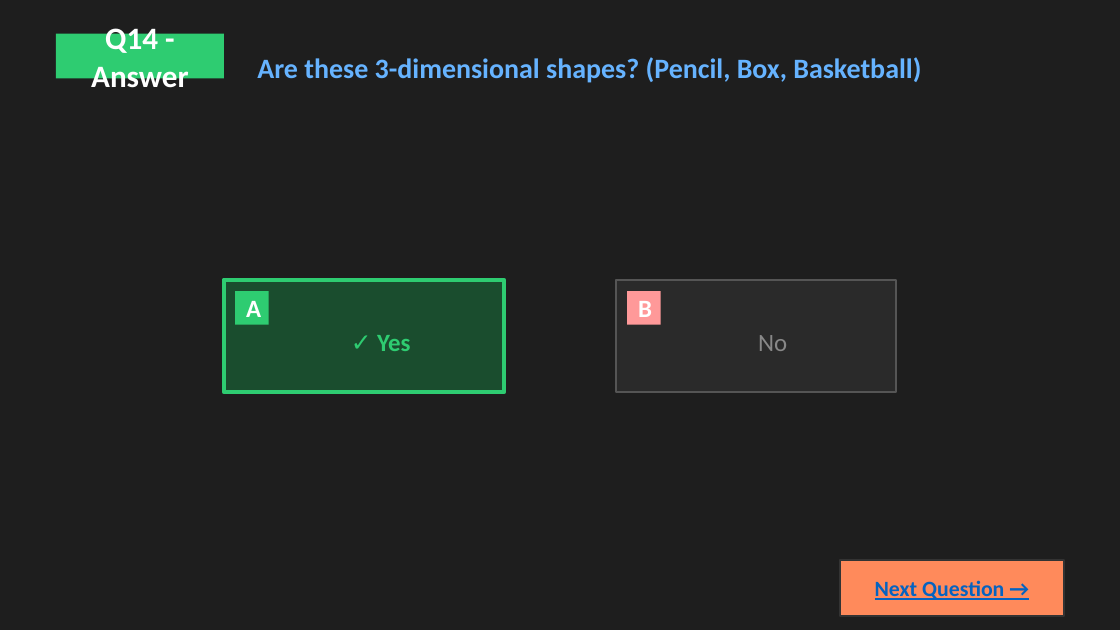
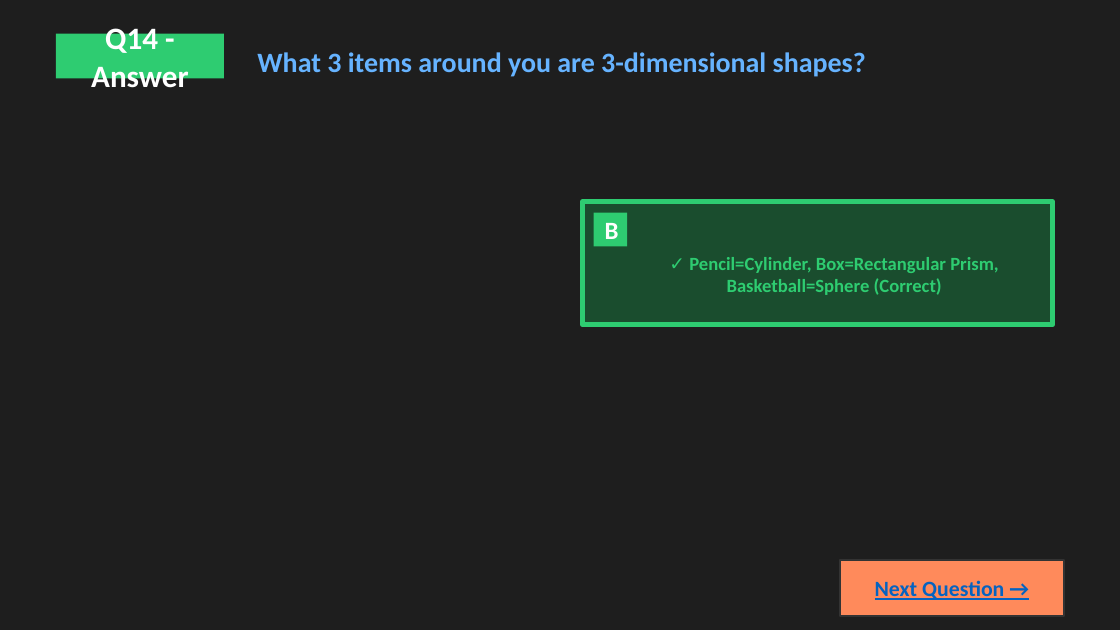
Before and after one commit to Regalx1/Math1-Quiz-Powerpoint, a slide deck: slide 28 of math-shapes-quiz-complete.pptx. Drawn at 1120x630 pixels with LibreOffice and Linux fonts; fonts in the diff are those of the drawing. Boxes give left, top, right and bottom in pixels: in the first picture for what was removed or moved away, otherwise in the second. Text is boxed around its words. In the diff, an @@ line names an element or a change of style, - is before the commit and + after.

```diff
--- a/math-shapes-quiz-complete.pptx
+++ b/math-shapes-quiz-complete.pptx
@@ text at <box>257,52,866,77</box>: text changed @@
-Are these 3-dimensional shapes? (Pencil, Box, Basketball)
+What 3 items around you are 3-dimensional shapes?
@@ rectangle added at <box>582,202,1053,325</box>, fill #1A4D2E, outline #2ECC71 3 pt @@
@@ rectangle "B": place and size @@
-rectangle "B" at <box>627,291,661,325</box>
+rectangle "B" at <box>594,213,627,246</box>
@@ rectangle "B" at <box>594,213,627,246</box>: fill #FF9999 to #2ECC71 @@
@@ text added at <box>689,257,998,295</box>, 12 pt, text #2ECC71, bold @@
+✓ Pencil=Cylinder, Box=Rectangular Prism, Basketball=Sphere (Correct)
@@ rectangle removed at <box>224,280,504,392</box> @@
@@ rectangle removed at <box>235,291,269,325</box> @@
-A
@@ rectangle removed at <box>616,280,896,392</box> @@
@@ text removed at <box>377,335,410,351</box> @@
-✓ Yes
@@ text removed at <box>758,335,787,351</box> @@
-No
```
Also in this commit, not shown: 14 other slides changed, 2 slides added, 2 slides removed, 1 other file.
